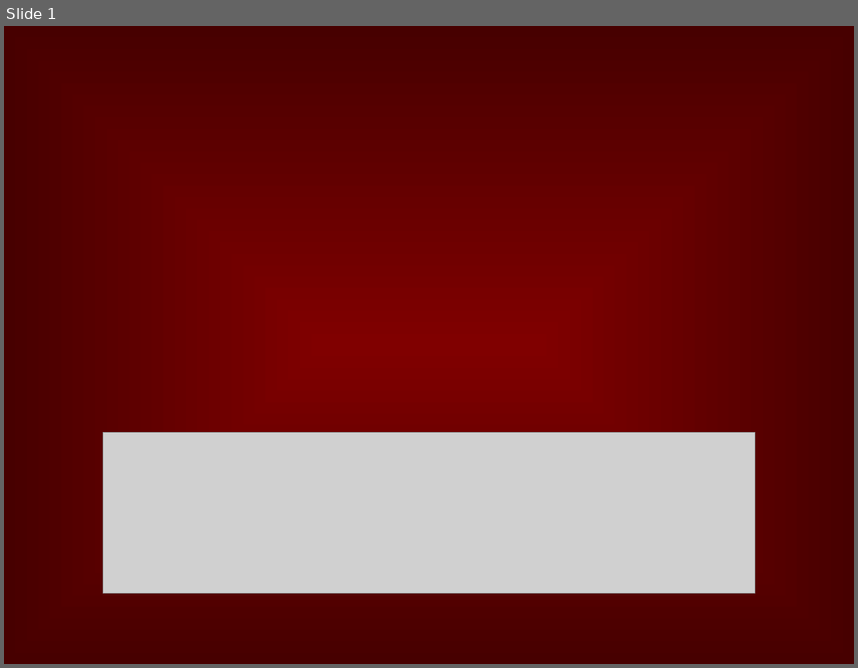
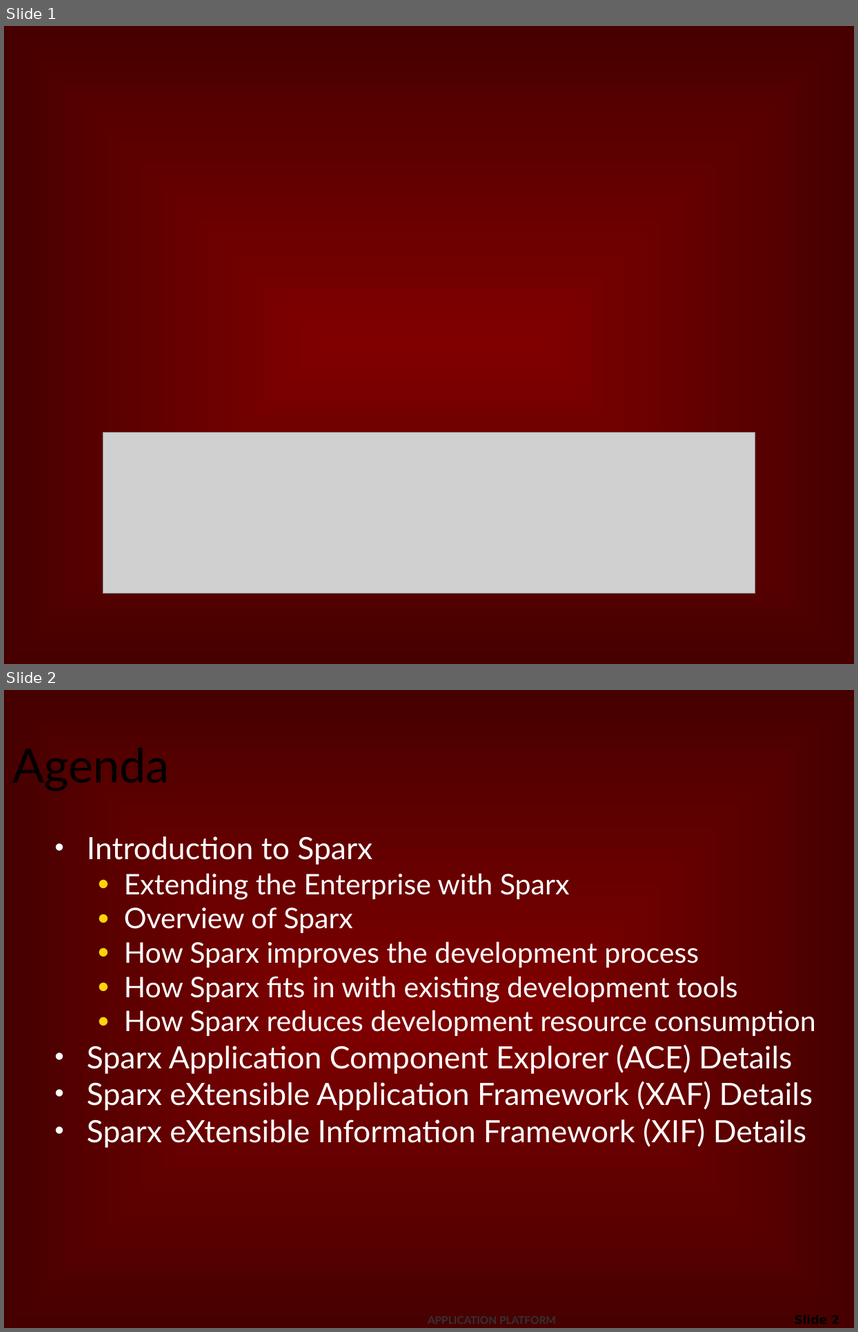
Before and after one commit to netspective/sparx-2001, a slide deck: Sparx/web-shared/docs/project/Introduction_to_Sparx.ppt. Shown one above the other, each under a label of ours: slide 1 before the commit, slides 1 and 2 after it. The pictures are 858x668 and 858x1332 pixels, drawn with LibreOffice and Linux fonts; fonts in the diff are those of the drawing; grey boxes stand for pictures; background and template pictures are left out. Boxes give left, top, right and bottom in pixels: in the first picture for what was removed or moved away, otherwise in the second. Text is boxed around its words. In the diff, an @@ line names an element or a change of style, - is before the commit and + after.

```diff
--- a/Sparx/web-shared/docs/project/Introduction_to_Sparx.ppt
+++ b/Sparx/web-shared/docs/project/Introduction_to_Sparx.ppt
@@ slide 2 added at <box>4,690,854,1328</box>, background picture (left out) @@
@@ title added at <box>4,731,726,796</box>, 40 pt, text #000000 @@
+Agenda
@@ text added at <box>87,836,816,1147</box>, 24 pt, text #FFFFFF @@
+• Introduction to Sparx
+  ● Extending the Enterprise with Sparx
+  ● Overview of Sparx
+  ● How Sparx improves the development process
+  ● How Sparx fits in with existing development tools
+  ● How Sparx reduces development resource consumption
+• Sparx Application Component Explorer (ACE) Details
+• Sparx eXtensible Application Framework (XAF) Details
+• Sparx eXtensible Information Framework (XIF) Details
@@ text added at <box>419,1309,569,1328</box>, 9 pt, text #333333, bold @@
+APPLICATION PLATFORM
@@ page number added at <box>713,1308,847,1328</box>, 10 pt, text #000000, bold @@
+Slide 2
```
Also in this commit, not shown: 1 slide changed, 1 other slide added.
